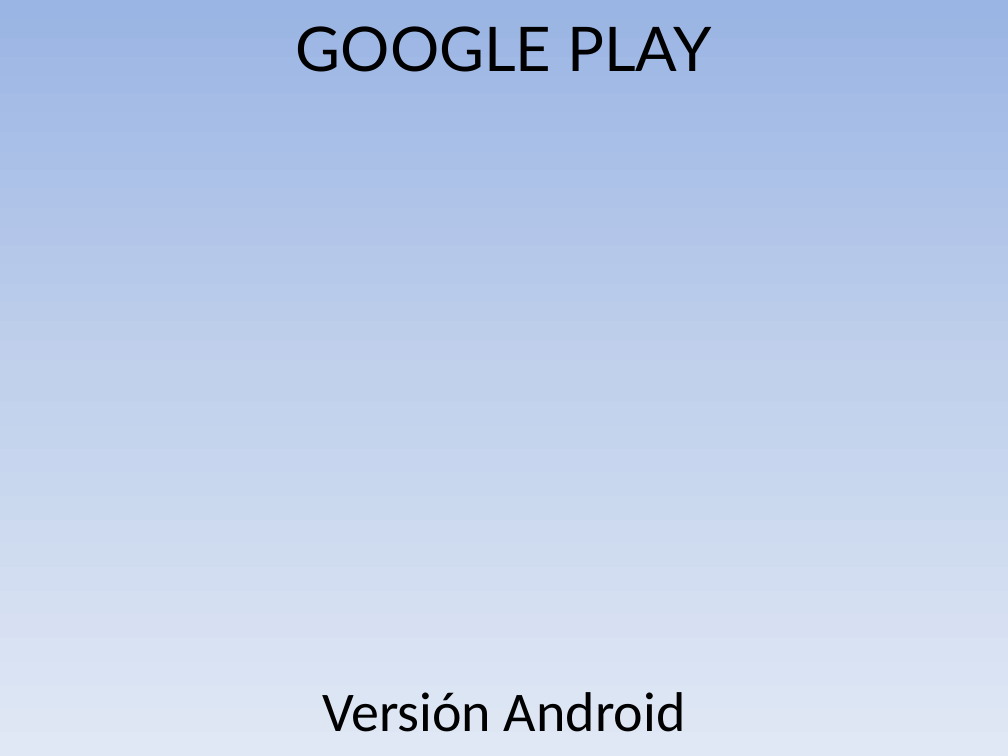
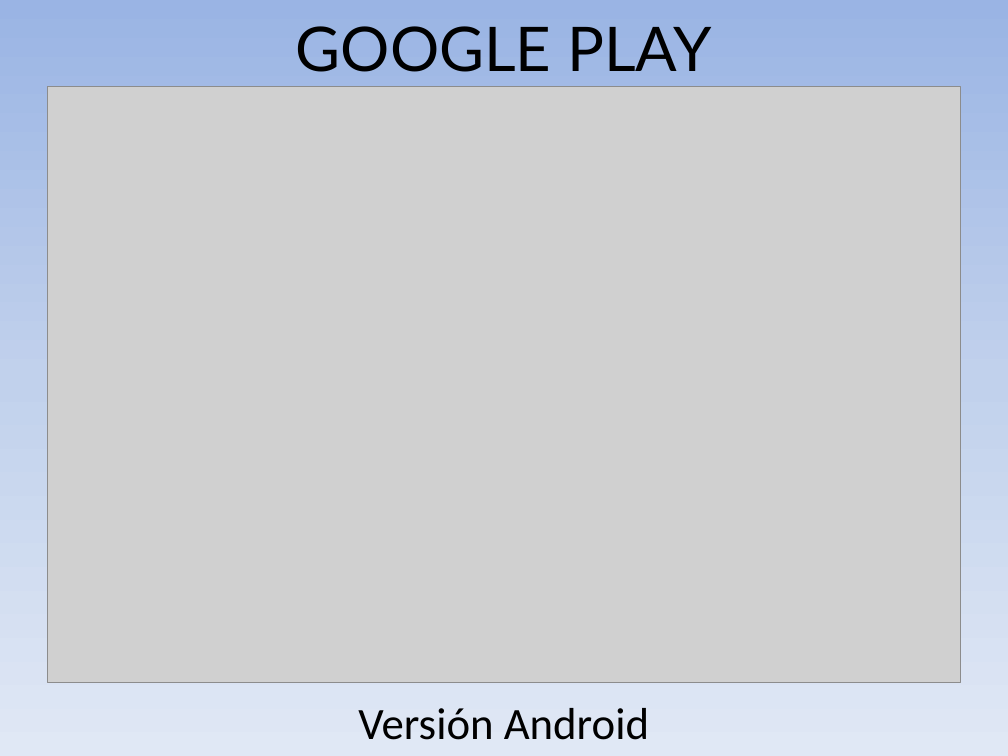
Before and after one commit to MiguelVis/BenitoGG, a slide deck: slide 45 of presentacion/presentacion_miguel_indalecio_garcia_lopez.pptx (slide 46 before the commit). Drawn at 1008x756 pixels with LibreOffice and Linux fonts; fonts in the diff are those of the drawing; grey boxes stand for pictures. Boxes give left, top, right and bottom in pixels: in the first picture for what was removed or moved away, otherwise in the second. Text is boxed around its words. In the diff, an @@ line names an element or a change of style, - is before the commit and + after.

```diff
--- a/presentacion/presentacion_miguel_indalecio_garcia_lopez.pptx
+++ b/presentacion/presentacion_miguel_indalecio_garcia_lopez.pptx
@@ picture added at (47, 87, 961, 683) @@
@@ text "Versión Android": place and size @@
-text "Versión Android" at (322, 692, 685, 732)
+text "Versión Android" at (358, 708, 649, 740)
@@ text "Versión Android" at (358, 708, 649, 740): size 40 to 32 pt; line spacing 1 to 0.9 @@
```
Also in this commit, not shown: 9 other slides changed, 1 slide added, 1 slide removed, 1 other file.
